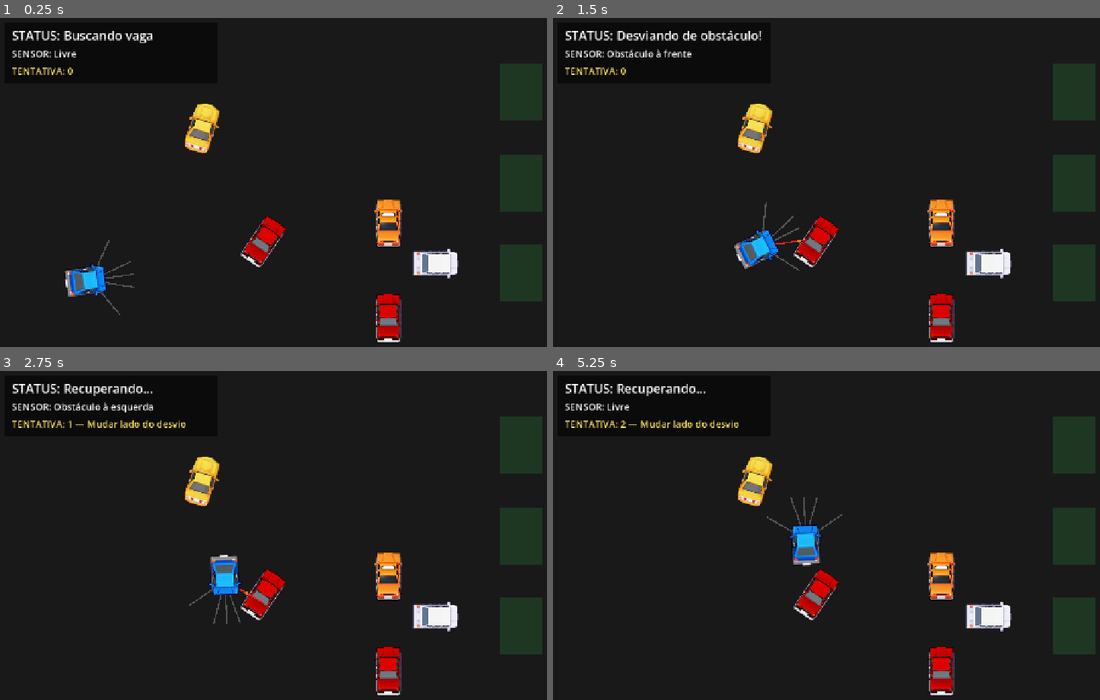
Above: before the commit, frames 1-4 (two rows, left to right).
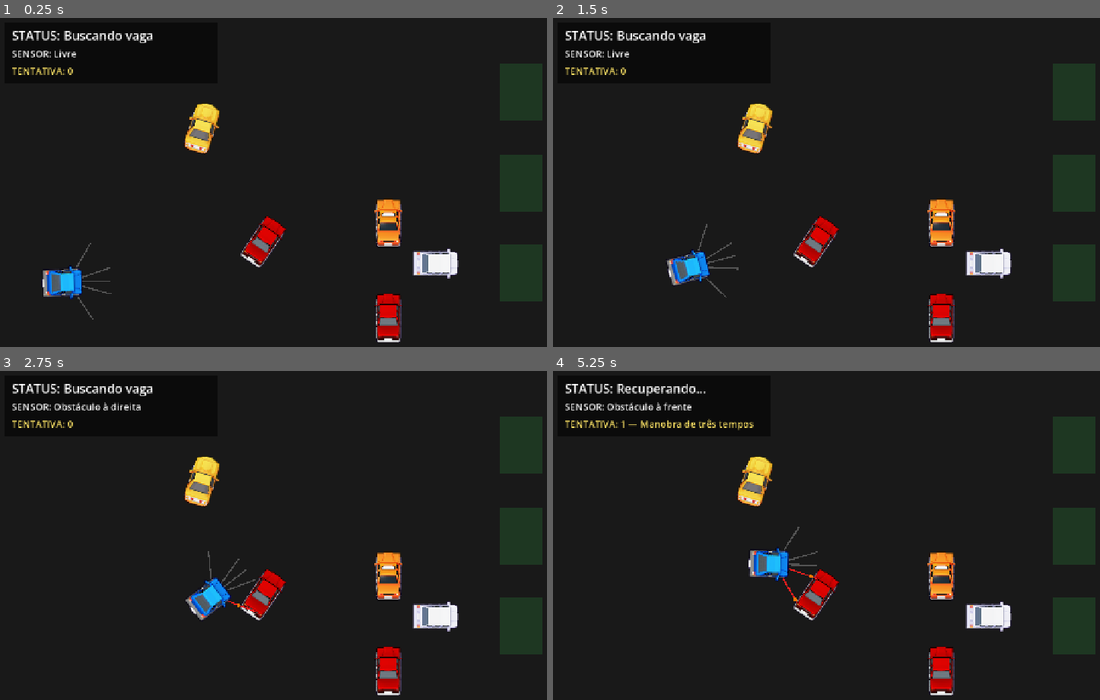
Above: after the commit, the same moments.

Repository: omurilomota/estacionamento-automatico-godot
Game: Godot game, scene res://scenes/Mundo.tscn
Same seed, same stepped clock (60 frames per second), same inputs: the game is played once before the commit and once after it.
Inputs:
- Up to frame 1 (0.25 s): no input
- Up to frame 2 (1.5 s): tap Enter at 0.5 s; tap 1 at 0.6 s; tap 3 at 1.35 s
- Up to frame 3 (2.75 s): tap R at 2.1 s
- Up to frame 4 (5.25 s): tap one key every 0.75 s from 2.85 s: 1 3 R 1

The runs differ from the first frame. In frame 1, 1.1% of the frame differs, in the area x 7-25%, y 67-92%; in frame 2, 2.1%, in the area x 9-47%, y 3-85%; in frame 3, 1.8%; in frame 4, 1.9%.

Commit message:
Movimento natural de carro real + manobra de três tempos
- Modelo de direção com volante (bicicleta): o carro faz arco, não pivota;
  o volante vira aos poucos e desacelera em curva
- Aceleração/frenagem com rampa (freia mais forte que acelera)
- Proibido bater: bolha de segurança de 40px para a velocidade em
  qualquer estado, mais curva de freio a partir de 160px
- Sensor traseiro (RayTras) para ré segura e manobra de três tempos
- Anti-trava: detecta 'sem espaço' nos dois lados e executa manobra de
  três tempos (ré girando + frente) em vez de oscilar; travamento agora
  mede progresso real (3s para andar 40px em direção ao waypoint)
- Velocidades mais baixas: 150/90/55

Diff:
--- a/scenes/Carro.tscn
+++ b/scenes/Carro.tscn
@@ -43,3 +43,8 @@
 target_position = Vector2(50, 80)
 collision_mask = 2
 hit_from_inside = true
+
+[node name="RayTras" type="RayCast2D" parent="."]
+target_position = Vector2(-50, 0)
+collision_mask = 2
+hit_from_inside = true
--- a/scripts/Carro.gd
+++ b/scripts/Carro.gd
@@ -1,8 +1,10 @@
 extends CharacterBody2D
 ## O CÉREBRO DO CARRO — Máquina de Estados (FSM) com RECUPERAÇÃO.
-## O carro nunca age "por script fixo": ele decide em tempo real
-## com base no que os sensores (RayCast2D) medem, igual um robô autônomo.
-## E se não consegue progredir, ele TENTA OUTRA ESTRATÉGIA (comportamento agêntico).
+## O movimento imita um motorista real:
+##  - O volante (estercamento) vira aos poucos e o carro faz ARCO, não pivota.
+##  - Acelera e freia com rampa (frenagem mais forte que aceleração).
+##  - Desacelera em curva e PARA antes de encostar em qualquer obstáculo.
+## Se não progride, ele conta tentativas e muda de estratégia (comportamento agêntico).
 
 signal estado_mudou(nome: String)
 signal tentativa_mudou(tentativas: int, estrategia: String)
@@ -10,26 +12,38 @@
 
 enum Estado { BUSCANDO, DESVIANDO, ALINHANDO, ESTACIONADO, RECUPERANDO }
 
-# @export => aparece no Inspector. Ajuste sem abrir o código.
-@export var velocidade_maxima: float = 220.0
-@export var velocidade_desvio: float = 110.0
-@export var velocidade_alinhamento: float = 70.0
-@export var velocidade_giro: float = 3.2
+# Velocidades (baixas = dirigindo com cuidado, como uma pessoa)
+@export var velocidade_maxima: float = 150.0
+@export var velocidade_desvio: float = 90.0
+@export var velocidade_alinhamento: float = 55.0
+
+# Modelo de direção (volante)
+@export var aceleracao: float = 180.0
+@export var frenagem: float = 320.0
+@export var max_estercamento: float = 0.7
+@export var taxa_estercamento: float = 2.5
+@export var entre_eixos: float = 60.0
+
+# Segurança: "proibido bater"
+@export var distancia_seguranca: float = 40.0
+@export var distancia_freio: float = 160.0
+
 @export var tolerancia_chegada: float = 24.0
 @export var tolerancia_alinhamento: float = 0.03
 @export var debug_sensores: bool = true
 
-# Ajustes do comportamento agêntico (quando o carro fica "preso")
-@export var limite_tempo_preso: float = 4.0
+# Comportamento agêntico (quando o carro fica "preso")
+@export var limite_tempo_preso: float = 3.0
+@export var limite_progresso: float = 40.0
 @export var limite_oscilacao: int = 6
 @export var max_tentativas_por_waypoint: int = 10
-@export var tempo_vies: float = 0.8
 @export var tempo_re: float = 1.0
 @export var distancia_waypoint_desvio: float = 160.0
+@export var espaco_minimo_desvio: float = 70.0
 
 # Nomes bonitos das 4 estratégias (mostrados na UI)
 const ESTRATEGIAS := {
-	0: "Mudar lado do desvio",
+	0: "Manobra de três tempos",
 	1: "Contornar o obstáculo",
 	2: "Dar ré",
 	3: "Desistir do waypoint",
@@ -42,6 +56,7 @@
 @onready var ray_frente_dir: RayCast2D = $RayFrenteDir
 @onready var ray_esquerda: RayCast2D = $RayEsquerda
 @onready var ray_direita: RayCast2D = $RayDireita
+@onready var ray_tras: RayCast2D = $RayTras
 
 var estado: Estado = Estado.BUSCANDO
 var waypoints: Array[Vector2] = []
@@ -49,15 +64,22 @@
 var rotacao_alvo: float = 0.0
 var posicao_alvo: Vector2 = Vector2.ZERO
 
+# Direção e velocidade atuais (acumuladas com rampa, não "teleportam")
+var estercamento: float = 0.0
+var velocidade_atual: float = 0.0
+var estercamento_alvo: float = 0.0
+var velocidade_desejada: float = 0.0
+
 # Monitoramento de progresso no waypoint atual
 var tentativas: int = 0
 var tempo_no_waypoint: float = 0.0
-var distancia_minima_waypoint: float = INF
+var distancia_inicio_waypoint: float = INF
 var contador_oscilacao: int = 0
 var tempo_ignorar_sensor: float = 0.0
 
 # Estado da recuperação em andamento
 var estrategia: int = 0
+var fase_manobra: int = 0
 var tempo_estrategia: float = 0.0
 var vies_lado: int = 1
 
@@ -100,12 +122,14 @@
 		return "Obstáculo à esquerda"
 	if ray_direita.is_colliding():
 		return "Obstáculo à direita"
+	if ray_tras.is_colliding():
+		return "Obstáculo atrás"
 	return "Livre"
 
 
 func _physics_process(delta: float) -> void:
-	# Aula de física: o RayCast só recalcula durante o passo de física do OUTRO
-	# frame. force_raycast_update() manda calcular AGORA, sem atraso de leitura.
+	# O RayCast só recalcula durante o passo de física do OUTRO frame.
+	# force_raycast_update() manda calcular AGORA, sem atraso de leitura.
 	_atualizar_sensores()
 
 	# "Graça" após uma recuperação: ignora o sensor por um instante
@@ -121,24 +145,67 @@
 		Estado.ALINHANDO:
 			_processar_alinhando(delta)
 		Estado.ESTACIONADO:
-			velocity = Vector2.ZERO
+			_processar_estacionado(delta)
 		Estado.RECUPERANDO:
 			_processar_recuperando(delta)
 
-	# move_and_slide() = "tenho uma velocidade, move e resolve colisões".
-	move_and_slide()
 	queue_redraw()
 
 
 func _atualizar_sensores() -> void:
-	var todos := [ray_frente_centro, ray_frente_esq, ray_frente_dir, ray_esquerda, ray_direita]
+	var todos := [ray_frente_centro, ray_frente_esq, ray_frente_dir, ray_esquerda, ray_direita, ray_tras]
 	for raio in todos:
 		raio.force_raycast_update()
 
 
+# --- MOVIMENTO (a "física" de dirigir de verdade) -------------------------
+
+func _aplicar_movimento(delta: float) -> void:
+	# 1) O volante vira aos poucos (não instantâneo).
+	estercamento = move_toward(estercamento, estercamento_alvo, taxa_estercamento * delta)
+	# 2) Modelo de bicicleta: a rotação muda conforme o volante e a velocidade.
+	#    tan() faz o arco ficar fechado quando o volante está muito virado.
+	rotation += velocidade_atual / entre_eixos * tan(estercamento) * delta
+	# 3) PROIBIDO BATER: indo pra frente, se o sensor está a menos de
+	#    distancia_seguranca, a velocidade alvo vira zero (para de vez).
+	if velocidade_desejada > 0.0 and distancia_frente() < distancia_seguranca:
+		velocidade_desejada = 0.0
+	# 4) Rampa de aceleração/frenagem: a velocidade muda aos poucos.
+	#    Freia mais forte do que acelera (igual motorista de verdade).
+	var variacao: float = (frenagem if velocidade_desejada < velocidade_atual else aceleracao) * delta
+	velocidade_atual = move_toward(velocidade_atual, velocidade_desejada, variacao)
+	velocity = transform.x * velocidade_atual
+	move_and_slide()
+
+
+func _velocidade_por_sensor() -> float:
+	# Converte a leitura do sensor frontal em velocidade alvo.
+	# Longe => rápida. Na bolha de segurança => parada.
+	var dist: float = distancia_frente()
+	if dist == INF:
+		return velocidade_maxima
+	if dist <= distancia_seguranca:
+		return 0.0
+	return clampf((dist - distancia_seguranca) / (distancia_freio - distancia_seguranca), 0.0, 1.0) * velocidade_maxima
+
+
+func _velocidade_reversa() -> float:
+	# Igual à de cima, mas para o sensor TRASEIRO (usada ao dar ré).
+	var dist: float = distancia_tras()
+	if dist == INF:
+		return velocidade_alinhamento
+	if dist <= distancia_seguranca:
+		return 0.0
+	return clampf((dist - distancia_seguranca) / (distancia_freio - distancia_seguranca), 0.0, 1.0) * velocidade_alinhamento
+
+
+# --- ESTADOS -------------------------------------------------------------
+
 func _processar_buscando(delta: float) -> void:
 	if waypoints.is_empty():
-		velocity = Vector2.ZERO
+		estercamento_alvo = 0.0
+		velocidade_desejada = 0.0
+		_aplicar_movimento(delta)
 		return
 
 	_atualizar_progresso(delta)
@@ -146,20 +213,22 @@
 		_iniciar_recuperacao()
 		return
 
-	# Se qualquer raio frontal mede algo a menos de 80px, hora de desviar.
+	# Se qualquer raio frontal mede algo a menos de 90px, hora de desviar.
 	# (pulado durante a "graça" da recuperação)
-	if tempo_ignorar_sensor <= 0.0 and distancia_frente() < 80.0:
+	if tempo_ignorar_sensor <= 0.0 and distancia_frente() < 90.0:
 		_mudar_estado(Estado.DESVIANDO)
 		return
 
+	# Aponta o volante para o waypoint. O arco surge sozinho do modelo.
 	var alvo: Vector2 = waypoints[indice_waypoint]
-	# lerp_angle = "gira suavemente até o ângulo desejado" (sem virar instantâneo).
-	rotation = lerp_angle(rotation, global_position.direction_to(alvo).angle(), velocidade_giro * delta)
-
-	# Aula de vetores: fator de freio = distância até o obstáculo.
-	# Quanto mais perto, mais devagar => o sensor "mede", o carro reage.
-	var fator_freio: float = clampf(distancia_frente() / 140.0, 0.3, 1.0)
-	velocity = transform.x * velocidade_maxima * fator_freio
+	var angulo_erro: float = angle_difference(rotation, global_position.direction_to(alvo).angle())
+	estercamento_alvo = clampf(angulo_erro * 2.0, -max_estercamento, max_estercamento)
+
+	# Motorista real freia em curva: quanto mais virado o volante, mais devagar.
+	var fator_curva: float = 1.0 - minf(absf(angulo_erro) / max_estercamento, 1.0) * 0.5
+	velocidade_desejada = _velocidade_por_sensor() * fator_curva
+
+	_aplicar_movimento(delta)
 
 	# Chegou perto o suficiente do waypoint? Avança para o próximo.
 	if global_position.distance_to(alvo) < tolerancia_chegada:
@@ -167,78 +236,90 @@
 
 
 func _processar_desviando(delta: float) -> void:
-	# Melhoria: a direção é reavaliada TODO FRAME (não só quando entrou no desvio).
-	# Vira para o lado que o sensor mede com MAIS espaço livre.
 	_atualizar_progresso(delta)
 	if _detectar_travamento():
 		_iniciar_recuperacao()
 		return
 
-	rotation += _lado_com_mais_espaco() * velocidade_giro * delta
-
-	# Reduz a velocidade perto do obstáculo para conseguir curvar mais fechado.
+	# Sem espaço nos DOIS lados? Não dá para desviar virando: faz
+	# a manobra de três tempos em vez de ficar oscilando (zigue-zague).
+	if _espaco_insuficiente():
+		_iniciar_recuperacao()
+		return
+
+	# Vira o volante para o lado com MAIS espaço (reavaliado todo frame).
+	var lado: int = _lado_com_mais_espaco()
+	estercamento_alvo = lado * max_estercamento
 	var fator: float = clampf(distancia_frente() / 100.0, 0.3, 1.0)
-	velocity = transform.x * velocidade_desvio * fator
+	velocidade_desejada = velocidade_desvio * fator
+	_aplicar_movimento(delta)
 
 	# Só volta a buscar quando o caminho está livre E o carro já está
-	# apontando pro waypoint. Isso acaba com a oscilação (zigue-zague).
+	# apontando pro waypoint (acaba com a oscilação).
 	if _caminho_livre() and _quase_apontando_ao_waypoint():
 		_mudar_estado(Estado.BUSCANDO)
 
 
 func _processar_alinhando(delta: float) -> void:
 	# Estacionamento: primeiro se aproxima da vaga (curva), depois gira até a
-	# rotação certa da vaga e entra de ré/frente até o centro.
+	# rotação certa e entra devagar até o centro.
 	var distancia: float = global_position.distance_to(posicao_alvo)
-	var angulo_para_alvo: float = global_position.direction_to(posicao_alvo).angle()
 	if distancia > tolerancia_chegada * 2.0:
-		rotation = lerp_angle(rotation, angulo_para_alvo, velocidade_giro * delta)
-		velocity = transform.x * velocidade_alinhamento
+		var angulo: float = global_position.direction_to(posicao_alvo).angle()
+		estercamento_alvo = clampf(angle_difference(rotation, angulo) * 2.0, -max_estercamento, max_estercamento)
+		velocidade_desejada = _velocidade_por_sensor() * (velocidade_alinhamento / velocidade_maxima)
 	else:
-		rotation = lerp_angle(rotation, rotacao_alvo, velocidade_giro * delta)
-		var alinhado: bool = absf(angle_difference(rotation, rotacao_alvo)) < tolerancia_alinhamento
-		velocity = transform.x * (velocidade_alinhamento if alinhado else velocidade_alinhamento * 0.4)
+		var erro: float = angle_difference(rotation, rotacao_alvo)
+		estercamento_alvo = clampf(erro * 2.0, -max_estercamento, max_estercamento)
+		var alinhado: bool = absf(erro) < tolerancia_alinhamento
+		velocidade_desejada = velocidade_alinhamento if alinhado else velocidade_alinhamento * 0.3
+
+	_aplicar_movimento(delta)
 
 	if distancia < 10.0 and absf(angle_difference(rotation, rotacao_alvo)) < tolerancia_alinhamento:
 		_mudar_estado(Estado.ESTACIONADO)
 
 
+func _processar_estacionado(delta: float) -> void:
+	estercamento_alvo = 0.0
+	velocidade_desejada = 0.0
+	_aplicar_movimento(delta)
+
+
 func _processar_recuperando(delta: float) -> void:
-	# Ações especiais das estratégias 0 (viés) e 2 (ré).
-	# As estratégias 1 e 3 já voltaram ao BUSCANDO na hora de iniciar.
-	tempo_estrategia += delta
 	match estrategia:
 		0:
-			# Viés: vira com insistência para o lado escolhido por um tempo curto.
-			rotation += vies_lado * velocidade_giro * delta
-			velocity = transform.x * velocidade_desvio
-			if tempo_estrategia >= tempo_vies:
-				_fim_recuperacao()
+			# Manobra de três tempos: ré girando, pausa, frente girando.
+			_processar_manobra_tres_tempos(delta)
 		2:
-			# Ré: recua por 1 segundo para sair da situação.
-			velocity = -transform.x * velocidade_alinhamento
+			# Ré prolongada: recua devagar e seguro (freia se encostar atrás).
+			tempo_estrategia += delta
+			estercamento_alvo = 0.0
+			velocidade_desejada = -_velocidade_reversa()
+			_aplicar_movimento(delta)
 			if tempo_estrategia >= tempo_re:
 				_fim_recuperacao()
 		_:
+			# Estratégias 1 e 3 já voltaram ao BUSCANDO na hora de iniciar.
 			_fim_recuperacao()
 
 
-# --- COMPORTAMENTO AGÊNTICO (detecção de travamento e recuperação) --------
+# --- COMPORTAMENTO AGÊNTICO (travamento e recuperação) --------------------
 
 func _atualizar_progresso(delta: float) -> void:
-	if waypoints.is_empty():
-		return
 	tempo_no_waypoint += delta
-	var dist: float = global_position.distance_to(waypoints[indice_waypoint])
-	distancia_minima_waypoint = minf(distancia_minima_waypoint, dist)
 
 
 func _detectar_travamento() -> bool:
-	# Regra 1: passou do tempo limite e a distância ao waypoint não caiu
-	# abaixo do mínimo registrado + folga => não está progredindo.
+	# No último waypoint e quase lá? Fica aguardando a vaga (não é travamento).
+	if indice_waypoint == waypoints.size() - 1:
+		if global_position.distance_to(waypoints[indice_waypoint]) < tolerancia_chegada * 3.0:
+			return false
+	# Regra 1: em limite_tempo_preso segundos, precisa ter se aproximado do
+	# waypoint pelo menos limite_progresso px. Senão está travado.
 	if tempo_no_waypoint > limite_tempo_preso:
-		var dist: float = global_position.distance_to(waypoints[indice_waypoint])
-		if dist > distancia_minima_waypoint + 20.0:
+		var progresso: float = distancia_inicio_waypoint - global_position.distance_to(waypoints[indice_waypoint])
+		if progresso < limite_progresso:
 			return true
 	# Regra 2: ficou indo e voltando entre desviar e buscar muitas vezes.
 	if contador_oscilacao >= limite_oscilacao:
@@ -249,14 +330,15 @@
 func _iniciar_recuperacao() -> void:
 	tentativas += 1
 	tempo_no_waypoint = 0.0
-	distancia_minima_waypoint = INF
+	distancia_inicio_waypoint = global_position.distance_to(waypoints[indice_waypoint])
 	contador_oscilacao = 0
 
 	if tentativas <= 3:
-		# Estratégia 0: teimoso — insiste em um lado específico do desvio.
+		# Estratégia 0: manobra de três tempos — ré girando, depois frente.
 		estrategia = 0
-		vies_lado = -1 if tentativas % 2 == 0 else 1
+		fase_manobra = 1
 		tempo_estrategia = 0.0
+		vies_lado = _lado_com_mais_espaco()
 		_mudar_estado(Estado.RECUPERANDO)
 	elif tentativas <= 6:
 		# Estratégia 1: contorna — cria um waypoint temporário ao lado,
@@ -265,7 +347,7 @@
 		_inserir_waypoint_desvio()
 		tempo_ignorar_sensor = 0.5
 		_mudar_estado(Estado.BUSCANDO)
-	elif tentativas <= 9:
+	elif tentativas < max_tentativas_por_waypoint:
 		# Estratégia 2: ré — recua para se reposicionar.
 		estrategia = 2
 		tempo_estrategia = 0.0
@@ -280,6 +362,34 @@
 	tentativa_mudou.emit(tentativas, ESTRATEGIAS[estrategia])
 
 
+func _processar_manobra_tres_tempos(delta: float) -> void:
+	tempo_estrategia += delta
+	match fase_manobra:
+		1:
+			# 1º tempo: dá ré girando o volante para o lado da abertura.
+			estercamento_alvo = vies_lado * max_estercamento * 0.8
+			velocidade_desejada = -_velocidade_reversa()
+			_aplicar_movimento(delta)
+			if distancia_tras() < distancia_seguranca + 15.0 or tempo_estrategia >= tempo_re:
+				fase_manobra = 2
+				tempo_estrategia = 0.0
+		2:
+			# 2º tempo: pausa curta, já virando o volante para o lado oposto.
+			estercamento_alvo = -vies_lado * max_estercamento
+			velocidade_desejada = 0.0
+			_aplicar_movimento(delta)
+			if tempo_estrategia >= 0.3:
+				fase_manobra = 3
+				tempo_estrategia = 0.0
+		3:
+			# 3º tempo: vai para a frente virando para o lado oposto.
+			estercamento_alvo = -vies_lado * max_estercamento
+			velocidade_desejada = _velocidade_por_sensor()
+			_aplicar_movimento(delta)
+			if _caminho_livre() and _quase_apontando_ao_waypoint():
+				_fim_recuperacao()
+
+
 func _inserir_waypoint_desvio() -> void:
 	# Um ponto temporário ao lado do carro, na direção com mais espaço.
 	var lado: int = _lado_com_mais_espaco()
@@ -313,7 +423,7 @@
 func _resetar_tentativa() -> void:
 	tentativas = 0
 	tempo_no_waypoint = 0.0
-	distancia_minima_waypoint = INF
+	distancia_inicio_waypoint = global_position.distance_to(waypoints[indice_waypoint]) if indice_waypoint < waypoints.size() else INF
 	contador_oscilacao = 0
 	tempo_ignorar_sensor = 0.0
 
@@ -328,6 +438,10 @@
 	return menor
 
 
+func distancia_tras() -> float:
+	return _distancia_do_raio(ray_tras)
+
+
 func _distancia_do_raio(raio: RayCast2D) -> float:
 	if not raio.is_colliding():
 		return INF
@@ -340,6 +454,12 @@
 	var espaco_esq: float = _distancia_do_raio(ray_esquerda)
 	var espaco_dir: float = _distancia_do_raio(ray_direita)
 	return -1 if espaco_esq >= espaco_dir else 1
+
+
+func _espaco_insuficiente() -> bool:
+	# Os dois lados bloqueados => não há para onde virar.
+	return _distancia_do_raio(ray_esquerda) < espaco_minimo_desvio \
+		and _distancia_do_raio(ray_direita) < espaco_minimo_desvio
 
 
 func _caminho_livre() -> bool:
@@ -373,7 +493,7 @@
 		return
 	var cor_livre := Color(1, 1, 1, 0.25)
 	var cor_obstaculo := Color(1, 0.12, 0.12, 0.9)
-	for raio in [ray_frente_centro, ray_frente_esq, ray_frente_dir, ray_esquerda, ray_direita]:
+	for raio in [ray_frente_centro, ray_frente_esq, ray_frente_dir, ray_esquerda, ray_direita, ray_tras]:
 		_desenhar_raio(raio, cor_livre, cor_obstaculo)
 
 
Not shown, added: assets/mapas/fase2.svg.import
Not shown, added: assets/mapas/fase3.png.import
Not shown, added: scripts/FaseBase.gd.uid
